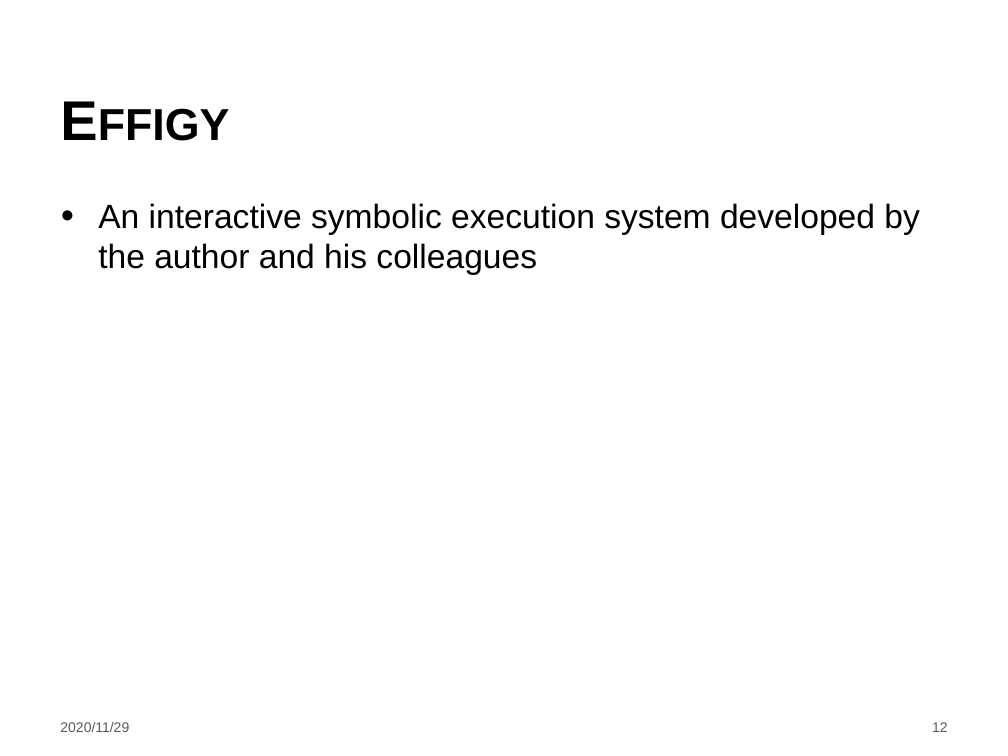
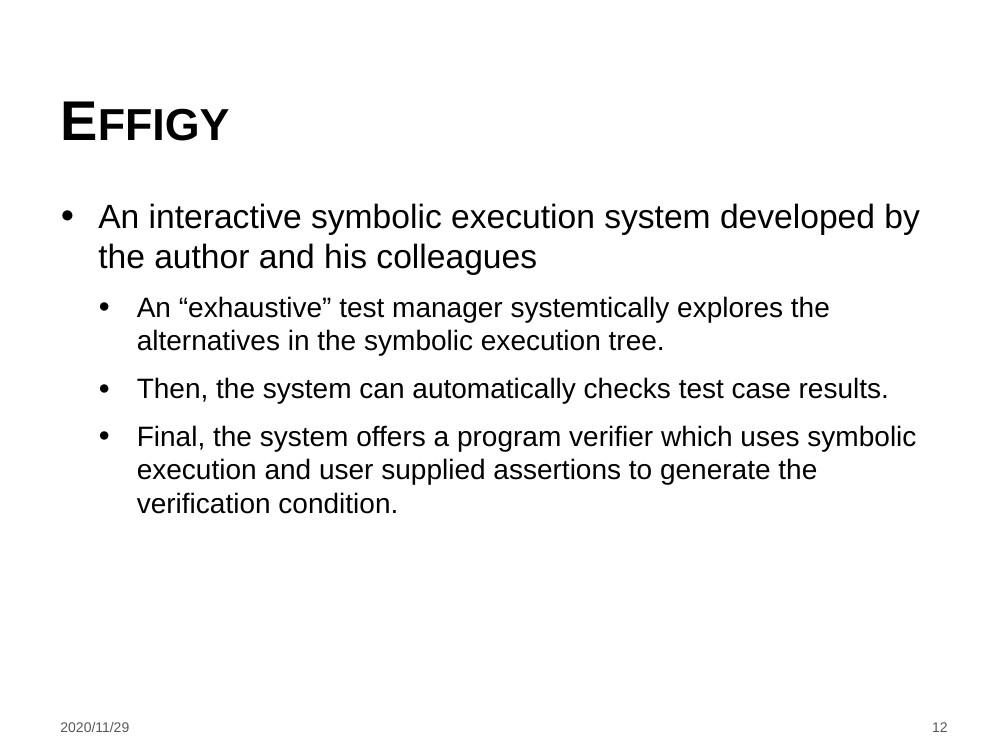
Before and after one commit to LintianShi/Research-Proposal, a slide deck: slide 12 of Symbolic_execution.pptx. Drawn at 1008x756 pixels with LibreOffice and Linux fonts; fonts in the diff are those of the drawing; background and template pictures are left out. Boxes give left, top, right and bottom in pixels: in the first picture for what was removed or moved away, otherwise in the second. Text is boxed around its words. In the diff, an @@ line names an element or a change of style, - is before the commit and + after.

Commit message:
effigy

```diff
--- a/Symbolic_execution.pptx
+++ b/Symbolic_execution.pptx
@@ text at [137, 296, 916, 514]: paragraphs added @@
+  ● An “exhaustive” test manager systemtically explores the alternatives in the symbolic execution tree.
+  ● Then, the system can automatically checks test case results.
+  ● Final, the system offers a program verifier which uses symbolic execution and user supplied assertions to generate the verification condition.
```
Also in this commit, not shown: 1 other slide changed, 5 slides added.
